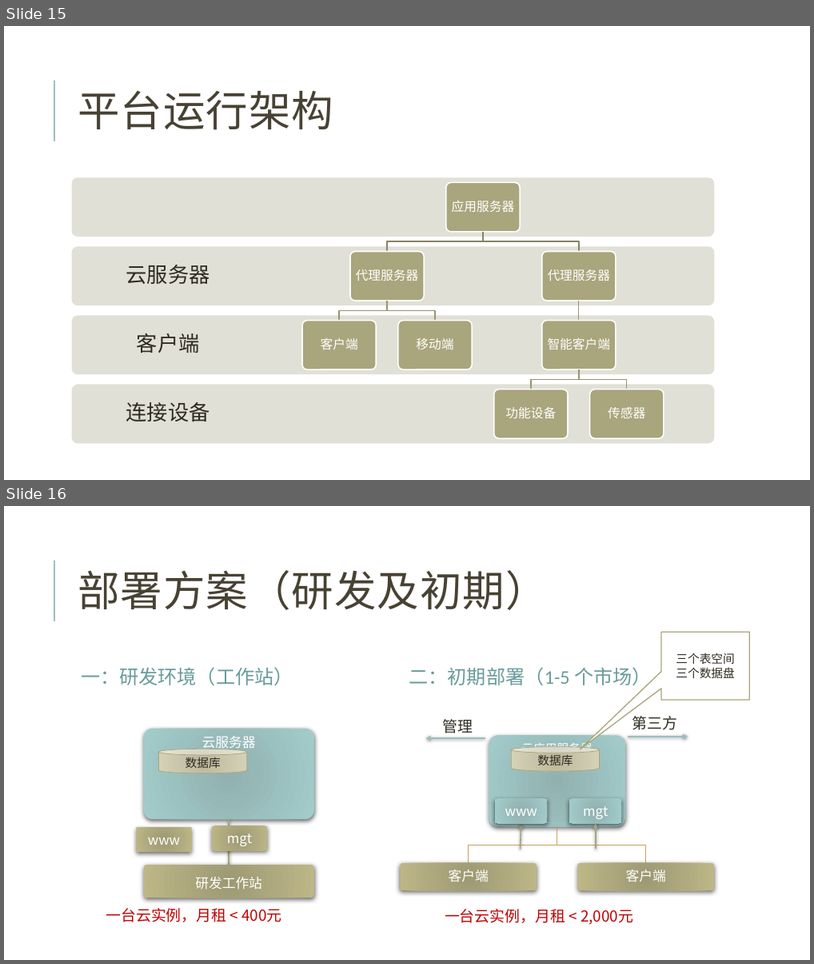
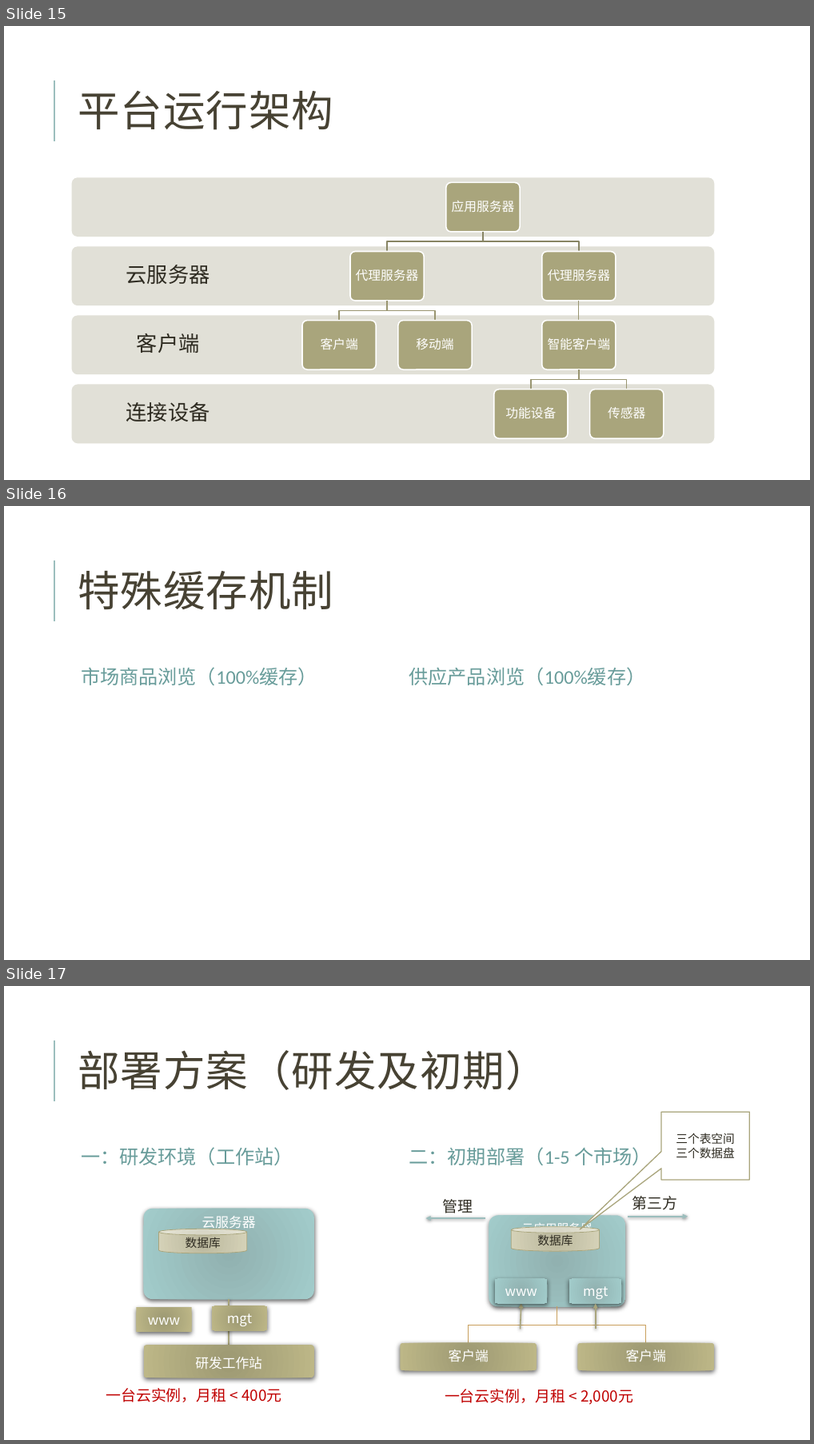
Before and after one commit to jzgi/chainsmart, a slide deck: Docs/品链供销平台.pptx. Shown one above the other, each under a label of ours: slides 15 and 16 before the commit, slides 15, 16 and 17 after it. The pictures are 814x964 and 814x1444 pixels, drawn with LibreOffice and Linux fonts; fonts in the diff are those of the drawing. Boxes give left, top, right and bottom in pixels: in the first picture for what was removed or moved away, otherwise in the second. Text is boxed around its words. In the diff, an @@ line names an element or a change of style, - is before the commit and + after.

```diff
--- a/Docs/品链供销平台.pptx
+++ b/Docs/品链供销平台.pptx
@@ slide 16 added at box(4, 506, 810, 960), background #FFFFFF; not listed: 1 template element that a slide beside it also shows @@
@@ title added at box(78, 571, 334, 610), 50 pt, text #474233 @@
+特殊缓存机制
@@ text added at box(81, 667, 318, 685), 23 pt, text #689C9A @@
+市场商品浏览（100%缓存）
@@ text added at box(410, 667, 646, 685), 23 pt, text #689C9A @@
+供应产品浏览（100%缓存）
@@ what was slide 16 is now slide 17 @@
```
Also in this commit, not shown: 1 slide changed, 14 other files.
